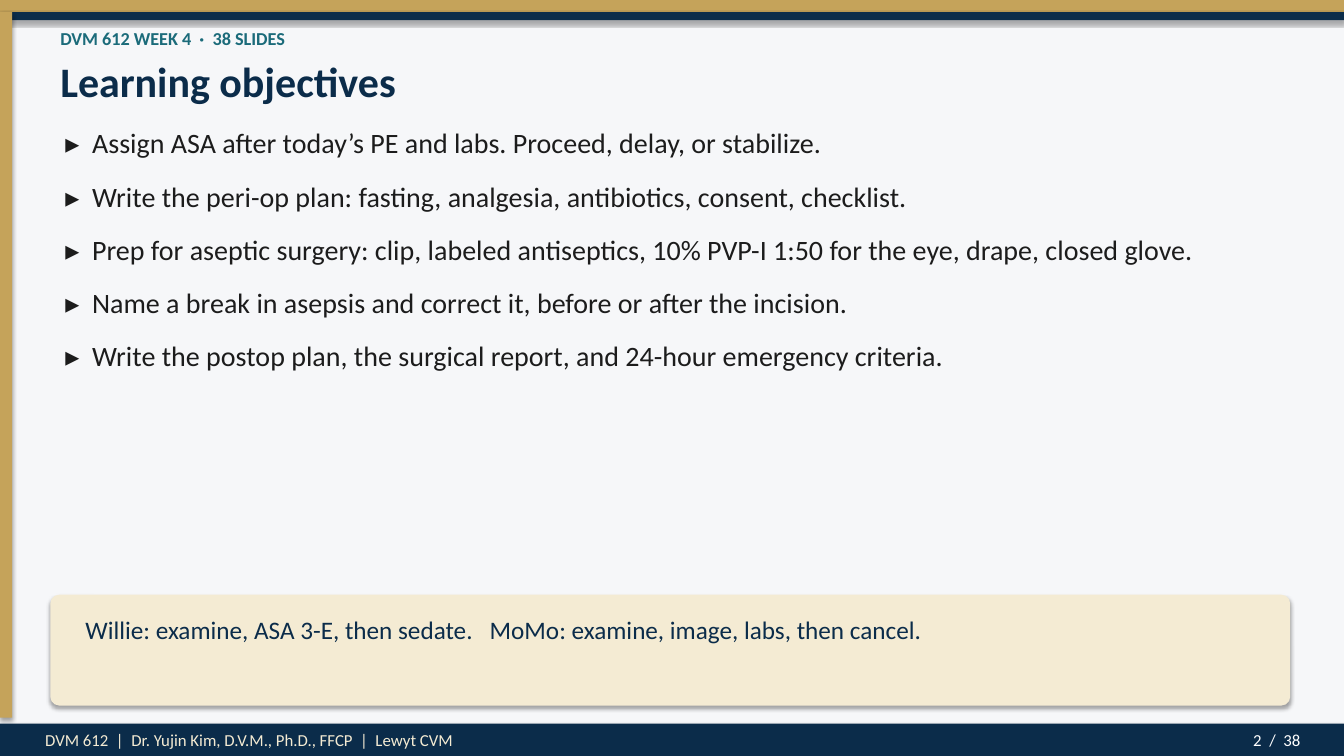
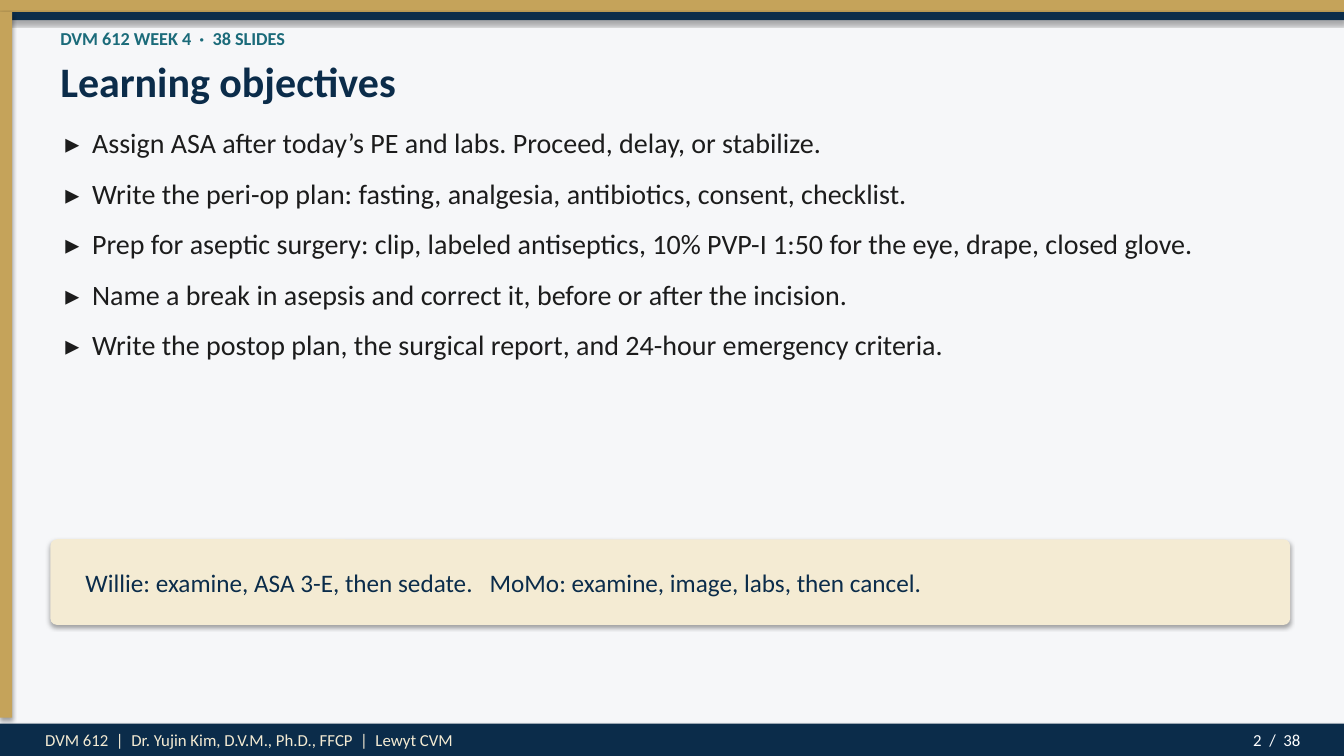
Before and after one commit to drkimvet/happycare, a slide deck: slide 2 of lectures/DVM-612_Week4_Preop_PatientPrep_Postop.pptx. Drawn at 1344x756 pixels with LibreOffice and Linux fonts; fonts in the diff are those of the drawing. Boxes give left, top, right and bottom in pixels: in the first picture for what was removed or moved away, otherwise in the second. Text is boxed around its words. In the diff, an @@ line names an element or a change of style, - is before the commit and + after.

```diff
--- a/lectures/DVM-612_Week4_Preop_PatientPrep_Postop.pptx
+++ b/lectures/DVM-612_Week4_Preop_PatientPrep_Postop.pptx
@@ text "▸ Assign ASA after today’s ..." at <box>92,133,1193,360</box>: less space between paragraphs @@
@@ rounded rectangle: place and size @@
-rounded rectangle at <box>50,595,1291,706</box>
+rounded rectangle at <box>50,539,1291,625</box>
@@ text "Willie: examine, ASA 3-E, then ...": place and size @@
-text "Willie: examine, ASA 3-E, then ..." at <box>85,621,921,644</box>
+text "Willie: examine, ASA 3-E, then ..." at <box>85,574,921,597</box>
@@ text "Willie: examine, ASA 3-E, then ..." at <box>85,574,921,597</box>: vertical alignment top to middle @@
```
Also in this commit, not shown: 2 other slides changed, 1 other file.
